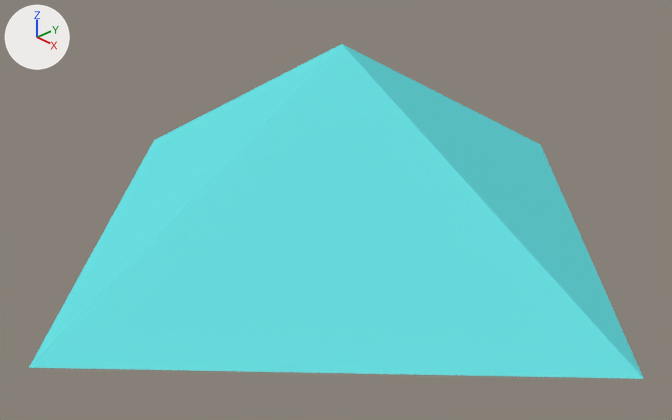
One commit to the Blender file assets/Model/cell_object/targeting.blend: the scene before it, then after it.
Rendered twice from a 50 mm lens placed at (0.893, -0.851, 0.541), pointed at (0.013, -0.023, -0.052). The axes (+X, +Y, +Z) are drawn at upper left. The lights are the same throughout. The first picture is the older version.

The first picture shows 'Targetable'.
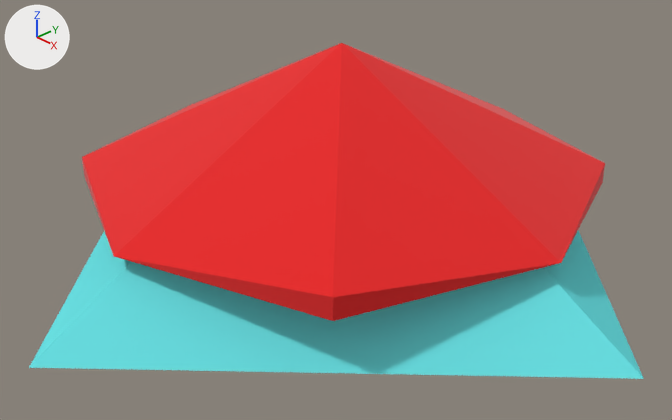
Where the change shows, as pixel boxes (x1, y1, x2, y2) in the pictures (672 x 420 px):
'AoE', shown (red)
    after: (82, 43, 605, 321)
'Targetable', unchanged, covered by the edit
    before: (29, 44, 644, 379)
    after: (29, 230, 644, 379)

What changed in the scene script:
```text
Change ob_aoe:
    remove ob_aoe.hide_set(True)
```
